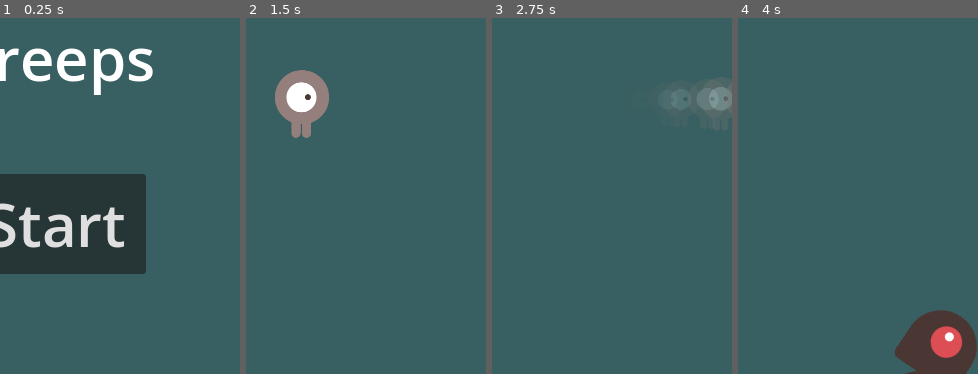
Above: before the commit, frames 1-4 (left to right).
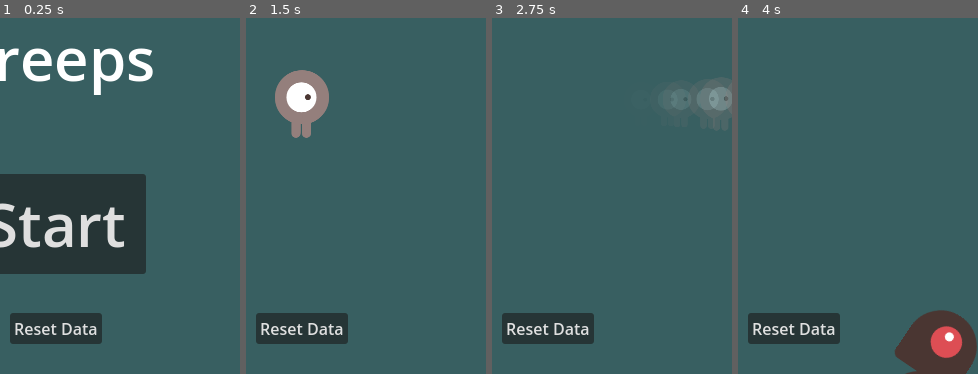
Above: after the commit, the same moments.

Repository: Infini-Creation/Dodge-The-Creeps-LootLocker-Leaderboard-Demo
Game: Godot game, scene res://Main.tscn
Two runs of this game, one before a commit and one after it. Both use one fixed random seed, a clock stepped at 60 frames per second and the inputs below.
Inputs (mouse positions are % of the whole screen's width and height, from its top left):
- Up to frame 1 (0.25 s): no input
- Up to frame 2 (1.5 s): click (50, 94) at 0.5 s, where only the run after the commit has a clickable "Reset Data"; click "Start" at 1.25 s
- Up to frame 3 (2.75 s): tap Enter at 2 s; hold D (move_right) from 2.03 s (still down)
- Up to frame 4 (4 s): release D (move_right) at 2.78 s; hold S (move_down) 2.78-3.53 s; hold D (move_right) from 3.53 s (still down)
The pictures show only the part of the screen within x 38-88%, y 50-100%; the shares and areas given below are measured in that part.

The runs differ from the first frame. In frame 1, 3.3% of the frame differs, in the area x 4-43%, y 82-92%; in frame 2, 3.3%; in frame 3, 3.3%; in frame 4, 3.3%.

Commit message:
LootLocker integrated version
First version of the game using LootLocker's guest login and leaderboard

Diff:
--- a/dodge_the_creeps/HUD.gd
+++ b/dodge_the_creeps/HUD.gd
@@ -1,6 +1,18 @@
 extends CanvasLayer
 
+const GAME_TITLE = "Dodge the\nCreeps"
+
 signal start_game
+signal do_no_save_data_on_exit
+
+var score : int
+var playerName : String
+var leaderboard
+
+func _ready():
+	$SubmitScore.score_submitted.connect(_on_score_submitted)
+	$LeaderBoard.back_to_the_game.connect(_on_comeback)
+
 
 func show_message(text):
 	$MessageLabel.text = text
@@ -11,14 +23,31 @@
 func show_game_over():
 	show_message("Game Over")
 	await $MessageTimer.timeout
-	$MessageLabel.text = "Dodge the\nCreeps"
+	$MessageLabel.text = GAME_TITLE
 	$MessageLabel.show()
-	await get_tree().create_timer(1).timeout
-	$StartButton.show()
+	$LeaderBoard.init()
+	await get_tree().create_timer(1.5).timeout
+
+	$MessageLabel.hide()
+	$ScoreLabel.hide()
+	$SubmitScore.show()
+	$SubmitScore.set_score(score)
+
+	#wait or signal to second/last part of game_over (SB show below)
+	#here first show submit score panel
+
+	#get submit score ok
+	#display leader_board scene
 
 
-func update_score(score):
-	$ScoreLabel.text = str(score)
+
+	#await get_tree().create_timer(5).timeout #tmp
+	#$StartButton.show()
+
+
+func update_score(new_score):
+	$ScoreLabel.text = str(new_score)
+	score = new_score
 
 
 func _on_StartButton_pressed():
@@ -28,3 +57,35 @@
 
 func _on_MessageTimer_timeout():
 	$MessageLabel.hide()
+
+
+func _on_score_submitted(status : bool) -> void:
+	print("score submitted, st="+str(status))
+	$SubmitScore.hide()
+	$ResetButton.hide()
+	$LeaderBoard.show()
+
+
+func _on_comeback() -> void:
+	print("get back in the game")
+	$LeaderBoard.hide()
+	$MessageLabel.text = GAME_TITLE
+	$MessageLabel.show()
+	$StartButton.show()
+	$ResetButton.show()
+
+
+func _on_reset_button_pressed():
+	print("Reset saved player data")
+	#later? add confirm popup Y/N
+	do_no_save_data_on_exit.emit()
+	var dir = DirAccess.open("user://")
+	if dir != null:
+		var error = dir.remove("dtc.data")
+		if error != OK:
+			print("Failed to delete data file: "+str(error))
+		else:
+			print("player data file removed")
+		#need a way to prevent game to save data back on exit !
+	else:
+		print("Failed to open user data directory: "+str(DirAccess.get_open_error()))
--- a/dodge_the_creeps/HUD.tscn
+++ b/dodge_the_creeps/HUD.tscn
@@ -1,6 +1,8 @@
-[gd_scene load_steps=4 format=3 uid="uid://ccqoreueuxdb7"]
+[gd_scene load_steps=6 format=3 uid="uid://ccqoreueuxdb7"]
 
 [ext_resource type="Script" path="res://HUD.gd" id="1"]
+[ext_resource type="PackedScene" uid="uid://cho1t5qw6ma6h" path="res://submitScore.tscn" id="2_61xdc"]
+[ext_resource type="PackedScene" uid="uid://l6rc3j5mce5s" path="res://leader_board.tscn" id="3_mui4g"]
 
 [sub_resource type="InputEventAction" id="InputEventAction_fopy7"]
 action = &"start_game"
@@ -50,8 +52,28 @@
 shortcut = SubResource("4")
 text = "Start"
 
+[node name="ResetButton" type="Button" parent="."]
+anchors_preset = -1
+anchor_left = 0.404167
+anchor_top = 0.915278
+anchor_right = 0.595833
+anchor_bottom = 0.958333
+grow_horizontal = 2
+grow_vertical = 0
+size_flags_horizontal = 4
+size_flags_vertical = 4
+text = "Reset Data"
+metadata/_edit_use_anchors_ = true
+
 [node name="MessageTimer" type="Timer" parent="."]
 one_shot = true
 
+[node name="SubmitScore" parent="." instance=ExtResource("2_61xdc")]
+visible = false
+
+[node name="LeaderBoard" parent="." instance=ExtResource("3_mui4g")]
+visible = false
+
 [connection signal="pressed" from="StartButton" to="." method="_on_StartButton_pressed"]
+[connection signal="pressed" from="ResetButton" to="." method="_on_reset_button_pressed"]
 [connection signal="timeout" from="MessageTimer" to="." method="_on_MessageTimer_timeout"]
--- /dev/null
+++ b/dodge_the_creeps/Loading LBData.gd
@@ -0,0 +1,9 @@
+extends Label
+
+func _ready():
+	var label_tween : Tween = self.create_tween()
+	label_tween.set_loops()
+	label_tween.tween_property(self, "modulate", Color.TRANSPARENT, 0.5).set_trans(Tween.TRANS_LINEAR).set_ease(Tween.EASE_IN_OUT)
+	#label_tween.tween_interval(0.5)		#.set_delay(0.02)
+	label_tween.tween_property(self, "modulate", Color.WHITE, 0.5).set_trans(Tween.TRANS_LINEAR).set_ease(Tween.EASE_IN_OUT)
+	label_tween.play()
--- a/dodge_the_creeps/Main.gd
+++ b/dodge_the_creeps/Main.gd
@@ -1,7 +1,95 @@
 extends Node
 
 @export var mob_scene: PackedScene
+@export var mob_min_speed : float = 150.0
+@export var mob_max_speed : float = 250.0
+@export var default_mob_time : float = 0.5
 var score
+var do_not_save_data : bool = false
+
+# make it global ?
+#load/save here, but name/token for HUD/submitscore scene
+#var PLAYER_DATA : Dictionary = {
+	#"Name" : "player",
+	#"SessionToken" : "",
+	#"_dirty" : []
+#}
+var ignore_first_close_notification : bool = true
+
+signal player_data_saved
+
+func _init():
+	pass
+
+
+func _ready():
+	print("ready called")
+	$MobTimer.wait_time = default_mob_time
+
+	get_tree().set_auto_accept_quit(false)
+	player_data_saved.connect(_on_data_saved)
+	$HUD.do_no_save_data_on_exit.connect(_on_dontsave_received)
+	#self.tree_exiting.connect(save_player_data)
+	#load saved playername + session token if exist/player id
+	#PLAYER_DATA =
+	load_player_data()
+
+	print("data="+str(Global.PLAYER_DATA))
+
+	##get_tree().quit()
+	var lok = LootLockerDataVault.load_sdk_data()
+	print("lok ="+str(lok))
+	#setupfromfile should be use to don't need to deal with this ourselves
+	LootLocker.setup(LootLockerDataVault.API_KEY, LootLockerDataVault.DOMAIN_KEY, LootLockerDataVault.GAME_VERSION, true, true)
+
+	#load/save => easy: load data = something ? Y => replace default
+		#then save on exit (old value or new one, like session after is exists
+
+	print("logging in...")
+		#input here should be palyer id (long like bd5d5d12-0cd7-429a-9175-d04406a97eea)
+	var result = await LootLocker.guest_login(Global.PLAYER_DATA["player_identifier"])
+	if result == OK:
+		print("logged in, sessionT="+LootLocker.session.token)
+		print("PLayerID="+LootLocker.current_user.PLAYERSDATA["player_identifier"])
+		print("PLayerName="+LootLocker.current_user.PLAYERSDATA["player_name"])
+		Global.PLAYER_DATA["player_identifier"] = LootLocker.current_user.PLAYERSDATA["player_identifier"]
+		Global.PLAYER_DATA["player_id"] = LootLocker.current_user.PLAYERSDATA["player_id"]
+		Global.PLAYER_DATA["public_uid"] = LootLocker.current_user.PLAYERSDATA["public_uid"]
+		Global.PLAYER_DATA["SessionToken"] = LootLocker.session.token
+
+		#this should be done for us (see SDK code)
+		LootLocker.leaderboard.session_token = LootLocker.session.token
+		LootLocker.leaderboard.leaderboard_key = "dtc-demo-scores" #or id 16636 => save in sdk data
+	else:
+		print("ERROR ! Not logged in")
+
+func _notification(what):
+	if what == NOTIFICATION_WM_CLOSE_REQUEST:
+			print("WM close req notif")
+			print("action...")
+
+			call_deferred("queue_free")
+
+			print("_notification wait...")
+			await get_tree().create_timer(1).timeout #tmp  without it, nothing output after "_input wait"
+				#with it, "spd called" then... nothing
+			print("_notification delay completed, quit") #<= never reached ??
+
+			get_tree().quit()
+
+
+func _input(event):
+	if event.is_action_pressed("quit"):
+		print("quit action")
+
+		print("_input wait...")
+		await get_tree().create_timer(2).timeout #tmp
+		print("_input delay completed, send notif")
+
+		#this get very quick and prevent previous statement to be "seen"
+		get_tree().root.propagate_notification(NOTIFICATION_WM_CLOSE_REQUEST)
+		#pass
+
 
 func game_over():
 	$ScoreTimer.stop()
@@ -40,11 +128,12 @@
 	mob.rotation = direction
 
 	# Choose the velocity for the mob.
-	var velocity = Vector2(randf_range(150.0, 250.0), 0.0)
+	var velocity = Vector2(randf_range(mob_min_speed, mob_max_speed), 0.0)
 	mob.linear_velocity = velocity.rotated(direction)
 
 	# Spawn the mob by adding it to the Main scene.
 	add_child(mob)
+
 
 func _on_ScoreTimer_timeout():
 	score += 1
@@ -54,3 +143,73 @@
 func _on_StartTimer_timeout():
 	$MobTimer.start()
 	$ScoreTimer.start()
+
+
+func load_player_data() -> void :
+	#var data : Dictionary = {}
+	var data_read : String
+
+	if !FileAccess.file_exists("user://dtc.data"):
+		return #{}
+
+	var file = FileAccess.open("user://dtc.data", FileAccess.READ)
+	if file != null:
+		for item in Global.PLAYER_DATA:
+			#data[item]
+			data_read = file.get_pascal_string ()
+			print("load_player_data: "+item+"="+data_read)
+			if data_read != "":
+				Global.PLAYER_DATA[item] = data_read
+		file.close()
+	else:
+		print("Error opening file: "+str(file.get_error()))
+
+	#return data
+
+
+func save_player_data():
+	print("spd called")
+
+	if do_not_save_data == false:
+		var file = FileAccess.open("user://dtc.data", FileAccess.WRITE)
+		if file != null:
+			for item in Global.PLAYER_DATA:
+				if item != "_dirty":
+					print("save item "+item+"="+str(Global.PLAYER_DATA[item]))
+					#if Global.PLAYER_DATA[item] != "": #should check updated flag (to add)
+					file.store_pascal_string (str(Global.PLAYER_DATA[item]))
+					if file.get_error():
+						print("Error storing data ["+item+"]: "+str(file.get_error()))
+			file.close()
+		else:
+			print("Error opening file: "+str(file.get_error()))
+
+	print("spd completed")
+	player_data_saved.emit()
+
+
+## add bonus (hector)
+# effect: invincibility for x secs
+#	can eat mobs (contact make them disappear)
+#	score * 2 (*3 rarer)
+#	+ 5, 10, 15, ... pts bonus
+#	repel mobs (harder to add)
+#	decrease mob speed
+#	 less mobs spwaned (mobitmer increased)
+#	tinier mobs
+
+#no called cause close window = "hard kill" maybe, try to add some get_tree().exit_tree
+func _on_tree_exiting():
+	print("_on_tree_exiting")
+	save_player_data()
+
+func _exit_tree():
+	print("_exit_tree called")
+
+func _on_data_saved():
+	print("data saved, quit")
+	get_tree().quit()
+
+func _on_dontsave_received():
+	print("data won't be saved on exit")
+	do_not_save_data = true
--- a/dodge_the_creeps/Main.tscn
+++ b/dodge_the_creeps/Main.tscn
@@ -52,6 +52,7 @@
 [node name="DeathSound" type="AudioStreamPlayer" parent="."]
 stream = ExtResource("6")
 
+[connection signal="tree_exiting" from="." to="." method="_on_tree_exiting"]
 [connection signal="hit" from="Player" to="." method="game_over"]
 [connection signal="timeout" from="MobTimer" to="." method="_on_MobTimer_timeout"]
 [connection signal="timeout" from="ScoreTimer" to="." method="_on_ScoreTimer_timeout"]
--- /dev/null
+++ b/dodge_the_creeps/global.gd
@@ -0,0 +1,10 @@
+extends Node
+
+var PLAYER_DATA : Dictionary = {
+	"Name" : "player",
+	"SessionToken" : "",
+	"player_identifier": "",
+	"public_uid": "",
+	"player_id": "",
+	"_dirty" : []
+}
--- /dev/null
+++ b/dodge_the_creeps/leader_board.gd
@@ -0,0 +1,85 @@
+extends Control
+
+#var MainScreen : PackedScene = preload("res://Main.tscn")
+var leaderboard_entry : PackedScene = preload("res://score_item.tscn")
+
+@export var submitted_score : int
+
+signal leaderboard_data_loaded
+signal back_to_the_game
+
+func init(): #not in this function => called almost first in the game !!
+	#var lok = LootLockerDataVault.load_sdk_data()
+	#print("lok ="+str(lok))
+	#LootLocker.setup(LootLockerDataVault.API_KEY, LootLockerDataVault.DOMAIN_KEY, LootLockerDataVault.GAME_VERSION, true, true)
+	#print("logging in...")
+	#var result = await LootLocker.guest_login(Global.PLAYER_DATA["player_identifier"])
+	#print("Res="+str(result))
+	#if result == OK:
+		#print("logged in, sessionT="+LootLocker.session.token)
+		#print("PLayerID="+LootLocker.current_user.PLAYERSDATA["player_identifier"])
+		#print("PLayerName="+LootLocker.current_user.PLAYERSDATA["player_name"])
+		#Global.PLAYER_DATA["player_identifier"] = LootLocker.current_user.PLAYERSDATA["player_identifier"]
+		#Global.PLAYER_DATA["player_id"] = LootLocker.current_user.PLAYERSDATA["player_id"]
+		#Global.PLAYER_DATA["public_uid"] = LootLocker.current_user.PLAYERSDATA["public_uid"]
+		#Global.PLAYER_DATA["SessionToken"] = LootLocker.session.token
+#
+		#LootLocker.leaderboard.session_token = LootLocker.session.token
+		#LootLocker.leaderboard.leaderboard_key = "dtc-demo-scores" #or id 16636 => save in sdk data
+#
+	leaderboard_data_loaded.connect(_on_lbdata_loaded)
+	#else:
+		#print("ERROR ! Not logged in")
+
+	#get the 1st three + -2,+2 around the player
+	#			get layer rank 1st
+	#			get players around using count/after in request
+	#still before that change result returned by get leaderboard to take rank as well
+	print("get leaderboard data")
+
+	#diplay a loading text (maybe blinking while LB data not available)
+
+	# on init, anim is not smooh at all
+	#await get_tree().create_timer(5).timeout
+
+	#top 3 + -1/+1 rank of current score
+	var result = await LootLocker.leaderboard.get_leaderboard()
+	print("Res="+str(result))
+
+	#loading anim slow because synchronous call, UI stuck while request is issuing !!
+	## need async mode => test
+	##await get_tree().create_timer(5).timeout
+
+	print("LB here="+str(LootLocker.leaderboard.leaderboards))
+
+	#here get rid of rank when they'll be returned with result as they should
+	if LootLocker.leaderboard.leaderboards.size() > 0:
+		leaderboard_data_loaded.emit()
+
+		var rank : int = 1
+		var name : String
+		for score in LootLocker.leaderboard.leaderboards["dtc-demo-scores"]:
+			var entry = leaderboard_entry.instantiate()
+			if score["name"] == "":
+				print("name is empty")
+				if score["public_uid"] != "":
+					name = score["public_uid"]
+				else:
+					print("public_uid is empty")
+			else:
+				name = score["name"]
+			entry.setup(rank, name, score["score"])
+			$VBoxContainer.add_child(entry)
+			rank += 1
+	else:
+		pass
+
+
+func _on_button_pressed():
+	#eventually cancel request
+	back_to_the_game.emit()
+
+
+func _on_lbdata_loaded():
+	print("LB data loaded")
+	$"Loading LBData".hide()
--- /dev/null
+++ b/dodge_the_creeps/leader_board.tscn
@@ -0,0 +1,76 @@
+[gd_scene load_steps=5 format=3 uid="uid://l6rc3j5mce5s"]
+
+[ext_resource type="Script" path="res://leader_board.gd" id="1_soxss"]
+[ext_resource type="FontFile" uid="uid://cit6gwe5px1q8" path="res://fonts/Xolonium-Regular.ttf" id="2_lfpdb"]
+[ext_resource type="Script" path="res://Loading LBData.gd" id="3_00s7n"]
+
+[sub_resource type="Shortcut" id="Shortcut_n2vad"]
+events = [null]
+
+[node name="LeaderBoard" type="Control"]
+layout_mode = 3
+anchors_preset = 15
+anchor_right = 1.0
+anchor_bottom = 1.0
+grow_horizontal = 2
+grow_vertical = 2
+script = ExtResource("1_soxss")
+
+[node name="Title" type="Label" parent="."]
+layout_mode = 1
+anchors_preset = 10
+anchor_right = 1.0
+offset_bottom = 58.0
+grow_horizontal = 2
+theme_override_fonts/font = ExtResource("2_lfpdb")
+theme_override_font_sizes/font_size = 48
+text = "High-Scores"
+horizontal_alignment = 1
+vertical_alignment = 1
+
+[node name="Loading LBData" type="Label" parent="."]
+layout_mode = 1
+anchors_preset = 14
+anchor_top = 0.5
+anchor_right = 1.0
+anchor_bottom = 0.5
+offset_top = -11.5
+offset_bottom = 11.5
+grow_horizontal = 2
+grow_vertical = 2
+theme_override_fonts/font = ExtResource("2_lfpdb")
+theme_override_font_sizes/font_size = 32
+text = "Loading high-scores..."
+horizontal_alignment = 1
+vertical_alignment = 1
+script = ExtResource("3_00s7n")
+
+[node name="VBoxContainer" type="VBoxContainer" parent="."]
+layout_mode = 1
+anchors_preset = -1
+anchor_right = 1.0
+anchor_bottom = 0.939
+offset_bottom = -0.0800781
+grow_horizontal = 2
+grow_vertical = 2
+theme_override_constants/separation = 40
+alignment = 1
+
+[node name="Button" type="Button" parent="."]
+layout_mode = 1
+anchors_preset = 7
+anchor_left = 0.5
+anchor_top = 1.0
+anchor_right = 0.5
+anchor_bottom = 1.0
+offset_left = -22.5
+offset_top = -31.0
+offset_right = 22.5
+grow_horizontal = 2
+grow_vertical = 0
+theme_override_fonts/font = ExtResource("2_lfpdb")
+theme_override_font_sizes/font_size = 24
+shortcut = SubResource("Shortcut_n2vad")
+text = "Back"
+
+[connection signal="pressed" from="Button" to="." method="_on_button_pressed"]
--- a/dodge_the_creeps/project.godot
+++ b/dodge_the_creeps/project.godot
@@ -21,6 +21,12 @@
 run/main_scene="res://Main.tscn"
 config/features=PackedStringArray("4.2")
 config/icon="res://icon.webp"
+
+[autoload]
+
+LootLocker="*res://addons/LootLocker-SDK/LootLocker.gd"
+Global="*res://global.gd"
+Constants="*res://addons/LootLocker-SDK/Constants.gd"
 
 [debug]
 
@@ -74,6 +80,17 @@
 , Object(InputEventKey,"resource_local_to_scene":false,"resource_name":"","device":0,"window_id":0,"alt_pressed":false,"shift_pressed":false,"ctrl_pressed":false,"meta_pressed":false,"pressed":false,"keycode":0,"physical_keycode":32,"key_label":0,"unicode":0,"echo":false,"script":null)
 ]
 }
+quit={
+"deadzone": 0.5,
+"events": [Object(InputEventKey,"resource_local_to_scene":false,"resource_name":"","device":-1,"window_id":0,"alt_pressed":false,"shift_pressed":false,"ctrl_pressed":false,"meta_pressed":false,"pressed":false,"keycode":0,"physical_keycode":4194305,"key_label":0,"unicode":0,"echo":false,"script":null)
+]
+}
+submit_score={
+"deadzone": 0.5,
+"events": [Object(InputEventKey,"resource_local_to_scene":false,"resource_name":"","device":-1,"window_id":0,"alt_pressed":false,"shift_pressed":false,"ctrl_pressed":false,"meta_pressed":false,"pressed":false,"keycode":0,"physical_keycode":4194309,"key_label":0,"unicode":0,"echo":false,"script":null)
+, Object(InputEventKey,"resource_local_to_scene":false,"resource_name":"","device":-1,"window_id":0,"alt_pressed":false,"shift_pressed":false,"ctrl_pressed":false,"meta_pressed":false,"pressed":false,"keycode":0,"physical_keycode":32,"key_label":0,"unicode":32,"echo":false,"script":null)
+]
+}
 
 [rendering]
 
--- /dev/null
+++ b/dodge_the_creeps/score_item.gd
@@ -0,0 +1,17 @@
+extends Control
+
+@export var Rank : int
+@export var Name : String
+@export var Score : int
+
+
+func setup(rank: int, name: String, score : int) -> void:
+	Rank = rank
+	Name = name
+	Score = score
+
+
+func _ready():
+	$HBoxContainer/Rank.text = str(Rank)
+	$HBoxContainer/Name.text = Name
+	$HBoxContainer/Score.text = str(Score)
--- /dev/null
+++ b/dodge_the_creeps/score_item.tscn
@@ -0,0 +1,50 @@
+[gd_scene load_steps=3 format=3 uid="uid://d3wsntexuspty"]
+
+[ext_resource type="FontFile" uid="uid://cit6gwe5px1q8" path="res://fonts/Xolonium-Regular.ttf" id="1_cpure"]
+[ext_resource type="Script" path="res://score_item.gd" id="1_j43k6"]
+
+[node name="ScoreItem" type="Control"]
+layout_mode = 3
+anchors_preset = 15
+anchor_right = 1.0
+anchor_bottom = 1.0
+grow_horizontal = 2
+grow_vertical = 2
+script = ExtResource("1_j43k6")
+
+[node name="HBoxContainer" type="HBoxContainer" parent="."]
+layout_mode = 1
+anchors_preset = 10
+anchor_right = 1.0
+offset_bottom = 25.0
+grow_horizontal = 2
+theme_override_constants/separation = 30
+alignment = 1
+
+[node name="Rank" type="Label" parent="HBoxContainer"]
+layout_mode = 2
+size_flags_horizontal = 0
+size_flags_vertical = 0
+theme_override_fonts/font = ExtResource("1_cpure")
+theme_override_font_sizes/font_size = 30
+text = "0. "
+horizontal_alignment = 1
+vertical_alignment = 1
+
+[node name="Name" type="Label" parent="HBoxContainer"]
+layout_mode = 2
+size_flags_horizontal = 4
+theme_override_fonts/font = ExtResource("1_cpure")
+theme_override_font_sizes/font_size = 36
+text = "Player"
+horizontal_alignment = 1
+vertical_alignment = 1
+
+[node name="Score" type="Label" parent="HBoxContainer"]
+layout_mode = 2
+size_flags_horizontal = 4
+theme_override_fonts/font = ExtResource("1_cpure")
+theme_override_font_sizes/font_size = 30
+text = "123456"
+horizontal_alignment = 1
+vertical_alignment = 1
--- /dev/null
+++ b/dodge_the_creeps/submitScore.gd
@@ -0,0 +1,52 @@
+extends Control
+
+#@onready var playerName : String = ""
+@onready var Score : int
+#signal player_name_changed(newName: String)
+signal score_submitted(status: bool)
+
+func _ready():
+	$VBoxContainer/LineEdit.text = Global.PLAYER_DATA["Name"]
+	if $VBoxContainer/LineEdit.text != "":
+		$VBoxContainer/Button.disabled = false
+
+
+func set_score(score : int) -> void:
+	$VBoxContainer/Label.text = str(score)
+	Score = score
+
+
+func _on_button_pressed():
+	Global.PLAYER_DATA["Name"] = $VBoxContainer/LineEdit.text
+
+	print("Will submit score: "+str(Score)+" from player: "+Global.PLAYER_DATA["Name"])
+	var result = await LootLocker.leaderboard.submit_score(Score)
+	print("submit_score res="+str(result))
+	if result == OK:
+		print("score submitted successfully")
+		#get rank achieved, update in game HS for display
+	else:
+		print("Error, score may be not submitted !")
+
+	score_submitted.emit(result == OK)
+
+	#if playerName != "":
+		#player_name_changed.emit(playerName)
+
+	$VBoxContainer.hide()
+
+
+func _on_line_edit_text_submitted(new_text : String):
+	Global.PLAYER_DATA["Name"] = new_text
+	print("new name set:"+new_text)
+	if new_text != "":
+		$VBoxContainer/Button.disabled = false
+	else:
+		$VBoxContainer/Button.disabled = true
+
+
+func _on_line_edit_text_changed(new_text : String):
+	if new_text != "":
+		$VBoxContainer/Button.disabled = false
+	else:
+		$VBoxContainer/Button.disabled = true
--- /dev/null
+++ b/dodge_the_creeps/submitScore.tscn
@@ -0,0 +1,64 @@
+[gd_scene load_steps=5 format=3 uid="uid://cho1t5qw6ma6h"]
+
+[ext_resource type="Script" path="res://submitScore.gd" id="1_7af1e"]
+[ext_resource type="FontFile" uid="uid://cit6gwe5px1q8" path="res://fonts/Xolonium-Regular.ttf" id="2_01tm3"]
+
+[sub_resource type="InputEventAction" id="InputEventAction_u328w"]
+action = &"submit_score"
+
+[sub_resource type="Shortcut" id="Shortcut_8hrsr"]
+events = [SubResource("InputEventAction_u328w")]
+
+[node name="SubmitScore" type="Control"]
+layout_mode = 3
+anchors_preset = 15
+anchor_right = 1.0
+anchor_bottom = 1.0
+grow_horizontal = 2
+grow_vertical = 2
+script = ExtResource("1_7af1e")
+
+[node name="VBoxContainer" type="VBoxContainer" parent="."]
+layout_mode = 1
+anchors_preset = 15
+anchor_right = 1.0
+anchor_bottom = 1.0
+grow_horizontal = 2
+grow_vertical = 2
+alignment = 1
+
+[node name="Label" type="Label" parent="VBoxContainer"]
+layout_mode = 2
+theme_override_fonts/font = ExtResource("2_01tm3")
+theme_override_font_sizes/font_size = 60
+text = "<SCORE>"
+horizontal_alignment = 1
+vertical_alignment = 1
+
+[node name="DummySpacer" type="TextureRect" parent="VBoxContainer"]
+custom_minimum_size = Vector2(0, 200)
+layout_mode = 2
+
+[node name="LineEdit" type="LineEdit" parent="VBoxContainer"]
+custom_minimum_size = Vector2(200, 0)
+layout_mode = 2
+size_flags_horizontal = 4
+size_flags_vertical = 4
+theme_override_fonts/font = ExtResource("2_01tm3")
+theme_override_font_sizes/font_size = 24
+placeholder_text = "Your name"
+alignment = 1
+
+[node name="Button" type="Button" parent="VBoxContainer"]
+layout_mode = 2
+size_flags_horizontal = 4
+size_flags_vertical = 8
+theme_override_fonts/font = ExtResource("2_01tm3")
+theme_override_font_sizes/font_size = 30
+disabled = true
+shortcut = SubResource("Shortcut_8hrsr")
+text = "Submit score"
+
+[connection signal="text_changed" from="VBoxContainer/LineEdit" to="." method="_on_line_edit_text_changed"]
+[connection signal="text_submitted" from="VBoxContainer/LineEdit" to="." method="_on_line_edit_text_submitted"]
+[connection signal="pressed" from="VBoxContainer/Button" to="." method="_on_button_pressed"]
